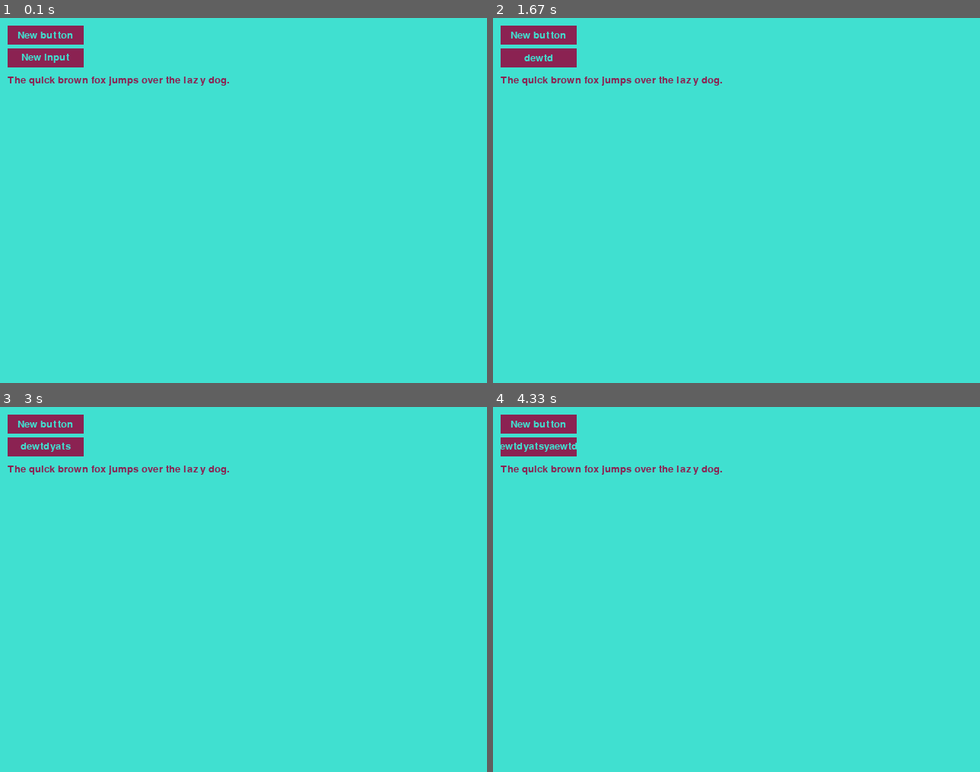
Above: before the commit, frames 1-4 (two rows, left to right).
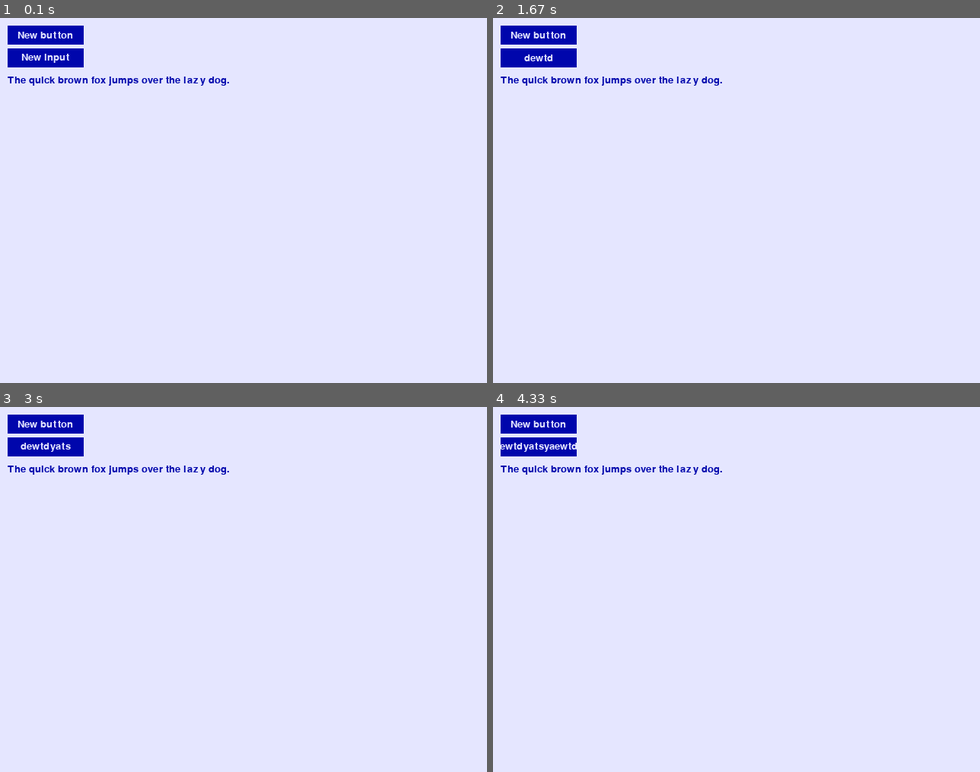
Above: after the commit, the same moments.

Repository: CodeSkool/SimpleGUI2Pygame
Game: pygame game, started from Videos/2013Jul07Sun/ui.py
The game is run twice, just before and just after one commit, with the same random seed, the same clock (stepped at 60 frames per second) and the same inputs. The source is Python 2; it was converted automatically to run under Python 3.
Inputs (mouse positions are in pixels of both pictures, inside the frame that each line leads up to):
- Up to frame 1 (0.1 s): no input
- Up to frame 2 (1.67 s): click (536, 58) at 0.38 s; hold D 0.67-1.13 s; tap E at 0.82 s; hold W 1.17-1.47 s; tap T at 1.32 s; hold D from 1.5 s (still down); tap Y at 1.65 s
- Up to frame 3 (3 s): release D at 1.97 s; click (43, 425) at 2.05 s; hold A 2.33-2.87 s; tap T at 2.48 s; hold S from 2.9 s (still down)
- Up to frame 4 (4.33 s): tap Y at 3.05, 4.22 s; release S at 3.2 s; hold A 3.23-3.63 s; tap E at 3.38 s; hold W 3.67-4.03 s; tap T at 3.82 s; hold D from 4.07 s (still down)

The runs differ from the first frame. In frame 1, 100% of the frame differs, in the area x 0-100%, y 0-100%; in frame 2, 100%; in frame 3, 100%; in frame 4, 100%.

Commit message:
Cleaned up comments.

Diff:
--- a/Videos/2013Jul07Sun/ui.py
+++ b/Videos/2013Jul07Sun/ui.py
@@ -1,13 +1,12 @@
 import pygame, sys, pgxtra
 
 class UI:
+    jules_colors = {"light_blue":0xE5E6FFAA, "blue":0x0006AC55}
     def __init__(self, target, title="", width=640,
                  height=480, font=20,
-                 bg_color="turquoise",
-                 fg_color="violetred4"):
-        """(UI, object, str, int, int, int, str, str) -> NoneType
-
-        Initialize a UI object, and pygame."""
+                 bg_color=jules_colors["light_blue"],
+                 fg_color=jules_colors["blue"]):
+        """Initialize a UI object, and pygame."""
         self.target = target
         self.title = title
         self.width = width
@@ -25,9 +24,7 @@
         self.screen = pygame.Surface((self.width, self.height))
 
     def start(self):
-        """(UI) -> NoneType
-
-        Set up the target and run the main game loop
+        """Set up the target and run the main game loop
         (handling events, drawing)."""
         # set up the target
         self.target.setup(self.screen)
@@ -47,9 +44,7 @@
 
 
     def handle_events(self):
-        """(UI) -> NoneType
-
-        Check for events and allow them to be handled."""
+        """Check for events and allow them to be handled."""
         for event in pygame.event.get():
             # First, allow the target to handle the event
             self.target.handle(event)
@@ -62,18 +57,14 @@
                     control.check_event(event)
 
     def draw(self):
-        """(UI) -> NoneType
-
-        Allow everything to draw itself."""
+        """Allow everything to draw itself."""
         for control in self.controls:
             control.draw()
         self.target.update(self.screen)
         self.surface.blit(self.screen, (0,0))
 
     def quit(self):
-        """(UI) -> NoneType
-
-        Notify the target that we are quiting, then quit."""
+        """Notify the target that we are quiting, then quit."""
         try:
             self.target.quit()
         finally:
@@ -81,8 +72,7 @@
             quit()
 
     def draw_text(self, screen, text, location):
-        """(UI, Surface, str, (int, int)) -> Surface
-        Draw the specified text to the screen at the specified location.
+        """Draw the specified text to the screen at the specified location.
         Return the text surface.
         """
         if pygame.font:
@@ -95,8 +85,7 @@
             return text
 
     def add_label(self, screen, text, location=None):
-        """(UI, surface, str, (int, int)) -> Surface
-        Draw a label (same as draw_text).
+        """Draw a label (same as draw_text).
         """
         return self.draw_text(screen, text, location)
 
Not shown, removed: Videos/2013Jul07Sun/filehelper.pyc
Not shown, removed: Videos/2013Jul07Sun/pgxtra.pyc
Not shown, removed: Videos/2013Jul07Sun/ui.pyc
